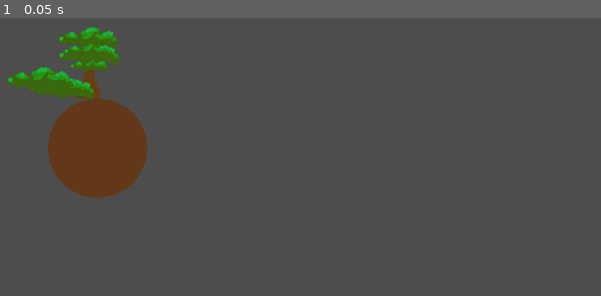
Above: before the commit, frame 1.
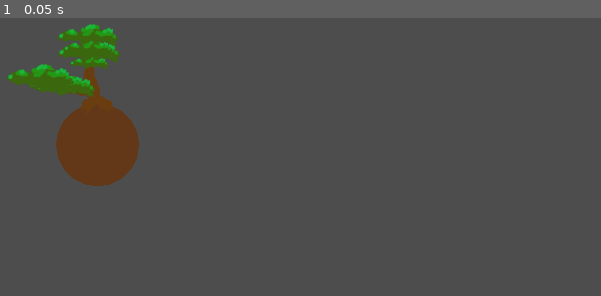
Above: after the commit, the same moment.

Repository: Fanny-Pack-Studios/medialunas-ggj23
Game: Godot game, scene res://src/Trimmer.tscn
Same seed, same stepped clock (60 frames per second), same inputs: the game is played once before the commit and once after it.
Inputs:
- Up to frame 1 (0.05 s): no input

The runs differ from the first frame. In frame 1, 2.7% of the frame differs, in the area x 1-25%, y 2-65%.

Commit message:
Bonsai tweaks

Diff:
--- a/bonsai-shop/src/Bonsai.gd
+++ b/bonsai-shop/src/Bonsai.gd
@@ -25,6 +25,7 @@
 func _ready():
 	var parts := randi_range(MIN_PARTS, MAX_PARTS)
 	generate_trunk(Vector2(0,0), parts)
+	generate_roots()
 	spawn_leaves()
 	if randi() %2 == 0:
 		spawn_flowers()
@@ -47,8 +48,13 @@
 		add_child(flower)
 		flower.position = flower_position + Vector2(randf_range(-32,32),0)
 
+func generate_roots():
+	generate_trunk(Vector2(0,0), 5, .75*PI, 20, false)
+	generate_trunk(Vector2(0,0), 5, -.75*PI, 20, false)
+	generate_trunk(Vector2(0,0), 5, .75*PI, 20, false)
+	generate_trunk(Vector2(0,0), 5, -.75*PI, 20, false)
 
-func generate_trunk(starting_point: Vector2, parts: int,depth:=0, width:= 30, base_rotation:=0.0):
+func generate_trunk(starting_point: Vector2, parts: int, base_rotation:=0.0,  width:= 30, with_leaves := true, depth:=0):
 	var trunk := trunk_scene.instantiate()
 	trunk.width = width
 	add_child(trunk)
@@ -58,14 +64,15 @@
 		var vec := Vector2(0,-SEGMENT_LENGTH).rotated(base_rotation+randf_range(MIN_ANGLE, MAX_ANGLE))
 		last_point += vec
 		trunk_points.append(last_point)
-		if i == parts-1 or (i > parts / 3.0 && randi() % 3 == 0):
+		if with_leaves and (i == parts-1 or (i > parts / 3.0 && randi() % 3 == 0)):
 			leaves_spawnpoints.append(last_point)
 	trunk.points = trunk_points
 	for i in trunk_points.size():
 		if i == 0: continue
 		if depth < 1 and randf() < BRANCH_CHANCE:
 			var point := trunk_points[i]
-			generate_trunk(point, parts-i,depth +1,width_at(point,trunk),((randi()%2)*2-1)*randf_range(MIN_BRANCH_ANGLE,MAX_BRANCH_ANGLE))
+			var angle := ((randi()%2)*2-1)*randf_range(MIN_BRANCH_ANGLE,MAX_BRANCH_ANGLE)
+			generate_trunk(point, parts-i,angle,width_at(point,trunk),with_leaves, depth +1)
 
 func width_at(point:Vector2, line: Line2D):
 	var curve := Curve2D.new()
--- a/bonsai-shop/src/Bonsai.tscn
+++ b/bonsai-shop/src/Bonsai.tscn
@@ -6,7 +6,6 @@
 [ext_resource type="PackedScene" uid="uid://bpoc0dobvcm66" path="res://src/Flower.tscn" id="4_eyvc6"]
 
 [node name="Bonsai" type="Node2D"]
-show_behind_parent = true
 script = ExtResource("1_4cky4")
 trunk_scene = ExtResource("2_38hb3")
 leaves_scene = ExtResource("3_4lnvk")
--- a/bonsai-shop/src/Mata.gd
+++ b/bonsai-shop/src/Mata.gd
@@ -1,30 +1,31 @@
 extends Polygon2D
 
-const MIN_DISTANCE := 120
-const CENTER_OFFSET := .9
+const BASE_DISTANCE := 100
+const CENTER_OFFSET := 1.0
 const ANGLES := 20
 
 
 func _ready():
-	generate_points()
+	polygon = generate_points(
+		BASE_DISTANCE, Vector2(0, BASE_DISTANCE)
+	)
 
 
-func generate_points():
+func generate_points(at_distance: float, center := Vector2(0, 0)) -> PackedVector2Array:
 	var points := PackedVector2Array()
-	var center := Vector2(0, MIN_DISTANCE * CENTER_OFFSET)
 	for i in ANGLES:
-		var point_offset := Vector2(MIN_DISTANCE, 0).rotated(
-			i * 2 * PI / ANGLES
+		var point_offset := Vector2(at_distance, 0).rotated(
+			-i * 2 * PI / ANGLES
 		)
 		points.append(point_offset + center)
-	polygon = points
+	return points
 
 
 func cut(new_polygon: PackedVector2Array):
 	var results = Geometry2D.clip_polygons(get_points(), new_polygon)
 	for result in results:
 		if Geometry2D.is_point_in_polygon(global_position, result):
-			set_points(result)
+			polygon = points_to_local(result)
 			return
 
 
@@ -35,8 +36,15 @@
 	return new_points
 
 
-func set_points(new_points: PackedVector2Array):
+func points_to_global(new_points: PackedVector2Array):
+	var points := PackedVector2Array()
+	for point in new_points:
+		points.append(to_global(point))
+	return points
+
+
+func points_to_local(new_points: PackedVector2Array):
 	var points := PackedVector2Array()
 	for point in new_points:
 		points.append(to_local(point))
-	polygon = points
+	return points
--- a/bonsai-shop/src/Mata.tscn
+++ b/bonsai-shop/src/Mata.tscn
@@ -9,3 +9,4 @@
 script = ExtResource("1_ay4dq")
 
 [node name="Bonsai" parent="." instance=ExtResource("2_5brly")]
+position = Vector2(0, -7)
